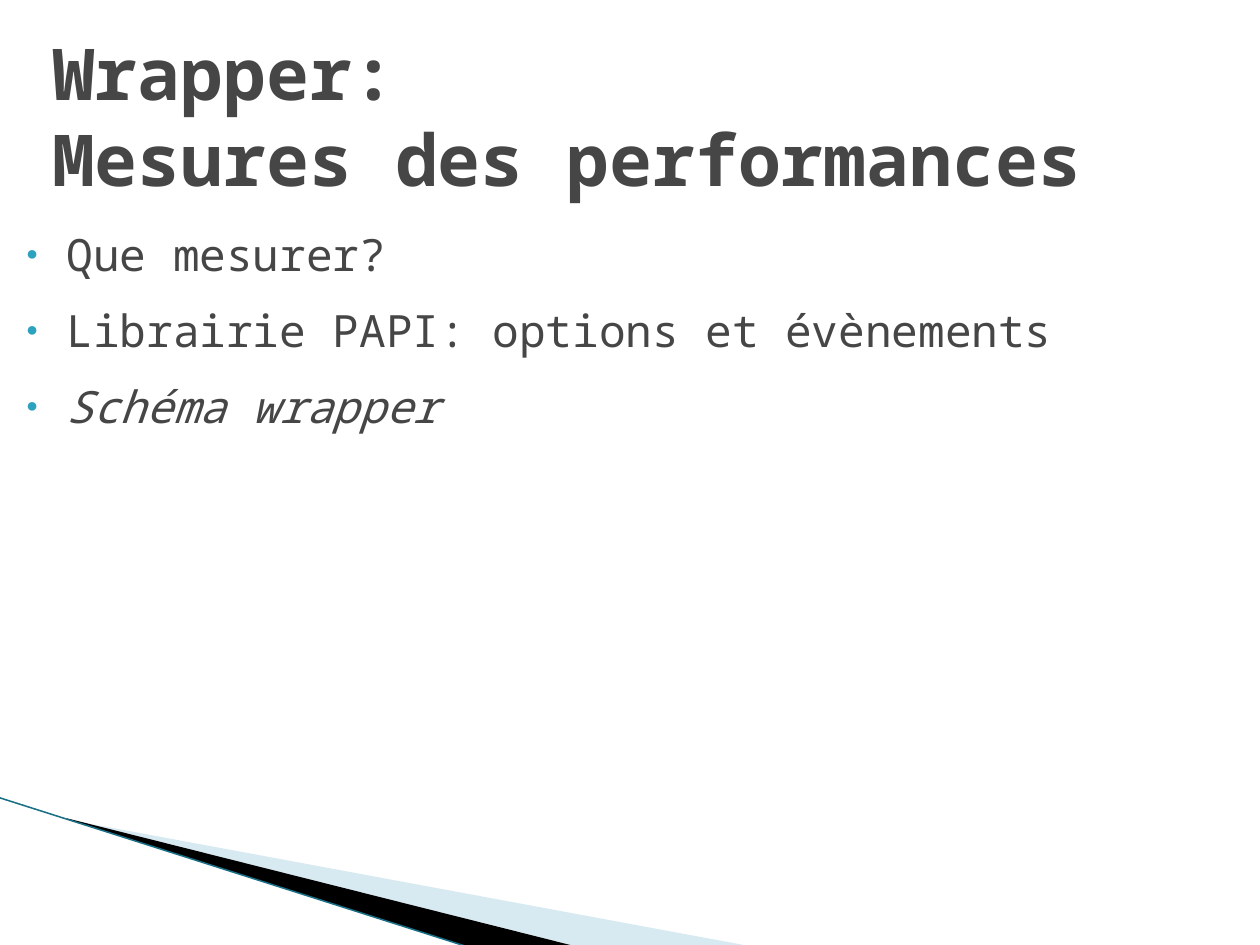
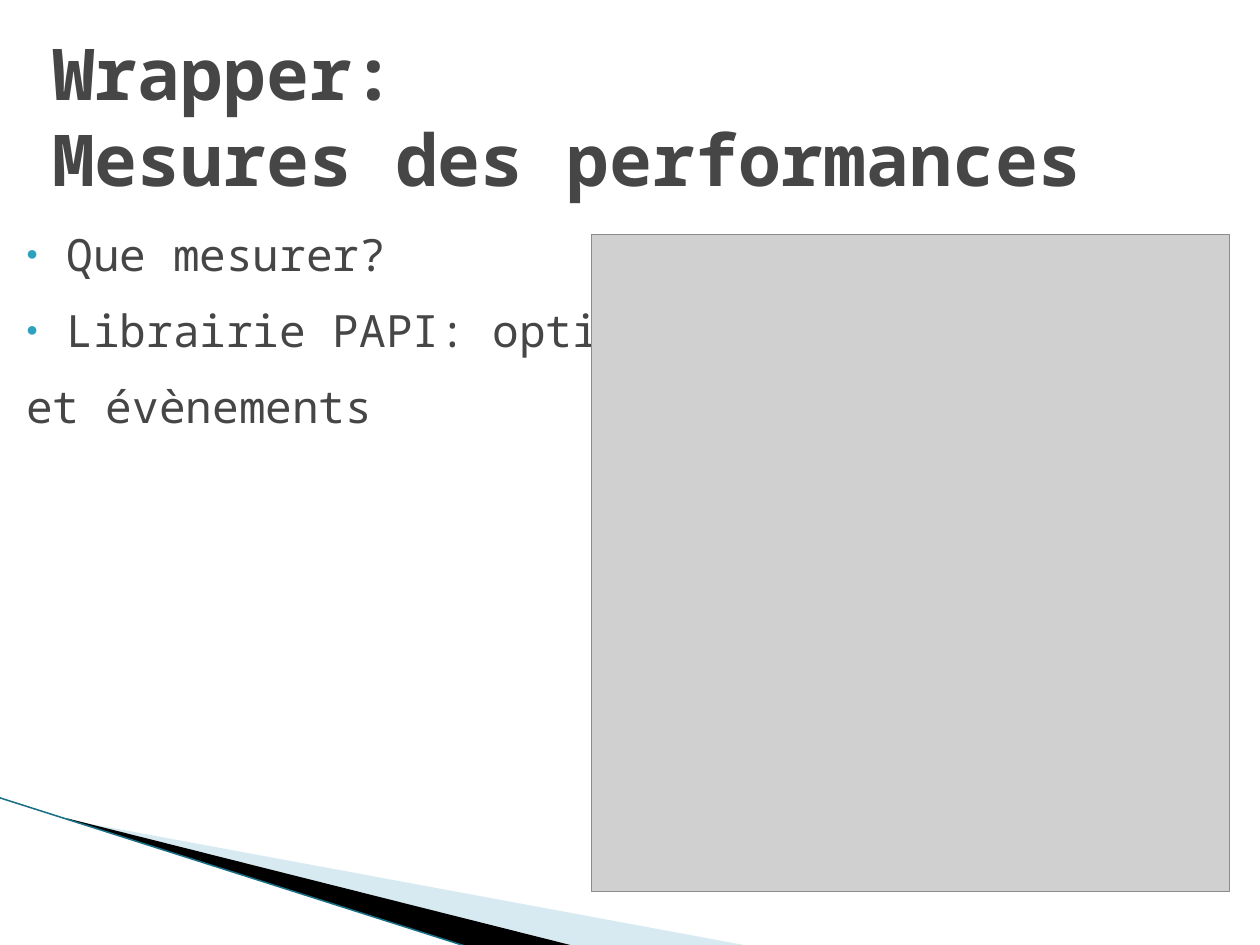
Before and after one commit to robertoxmed/c_memory_monitor, a slide deck: slide 6 of doc/Temps-Réel et Multi-coeurs.pptx. Drawn at 1260x945 pixels with LibreOffice and Linux fonts; fonts in the diff are those of the drawing; grey boxes stand for pictures; background and template pictures are left out. Boxes give left, top, right and bottom in pixels: in the first picture for what was removed or moved away, otherwise in the second. Text is boxed around its words. In the diff, an @@ line names an element or a change of style, - is before the commit and + after.

Commit message:
Presentation avec schémas

```diff
--- a/doc/Temps-Réel et Multi-coeurs.pptx
+++ b/doc/Temps-Réel et Multi-coeurs.pptx
@@ picture added at <box>592,234,1230,892</box> @@
@@ text at <box>26,306,679,424</box>: text changed @@
-● Librairie PAPI: options et évènements
-● Schéma wrapper
+● Librairie PAPI: options
+et évènements
```
Also in this commit, not shown: 5 other slides changed, 1 other file.
